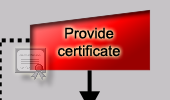
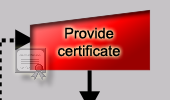
Layer changes from the first (170, 100) image to the second:
added layer "Ebene 5" above "Objekt 1" over 14, 29, 31, 51
